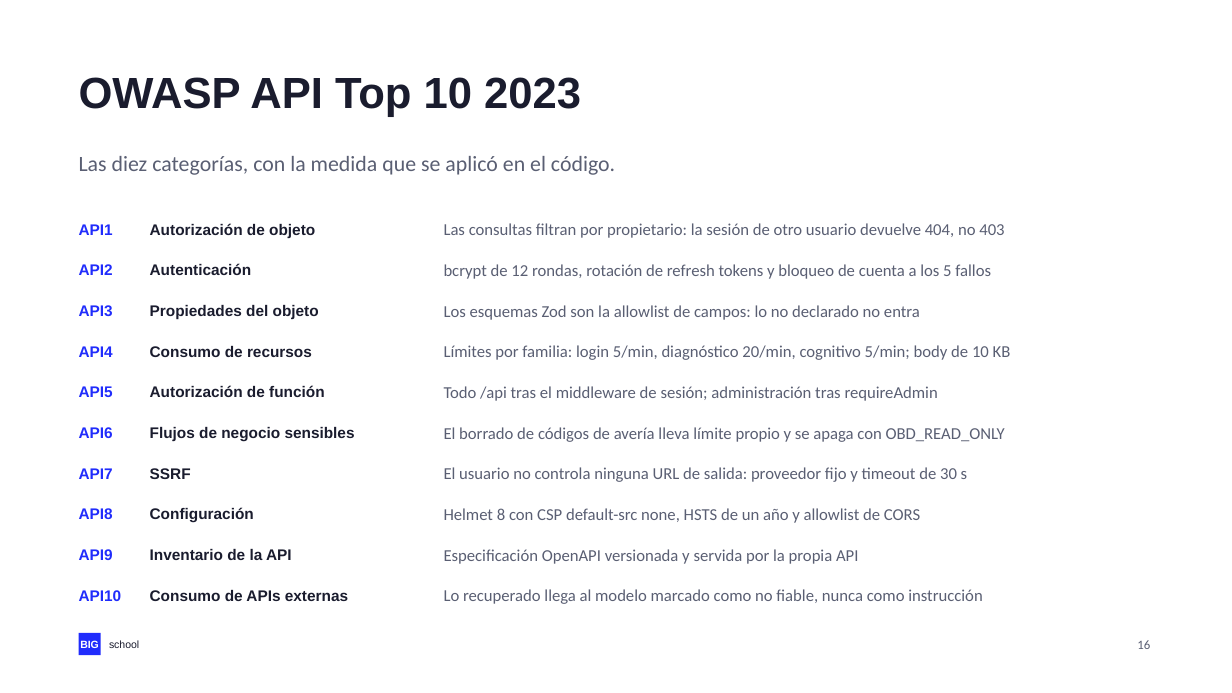
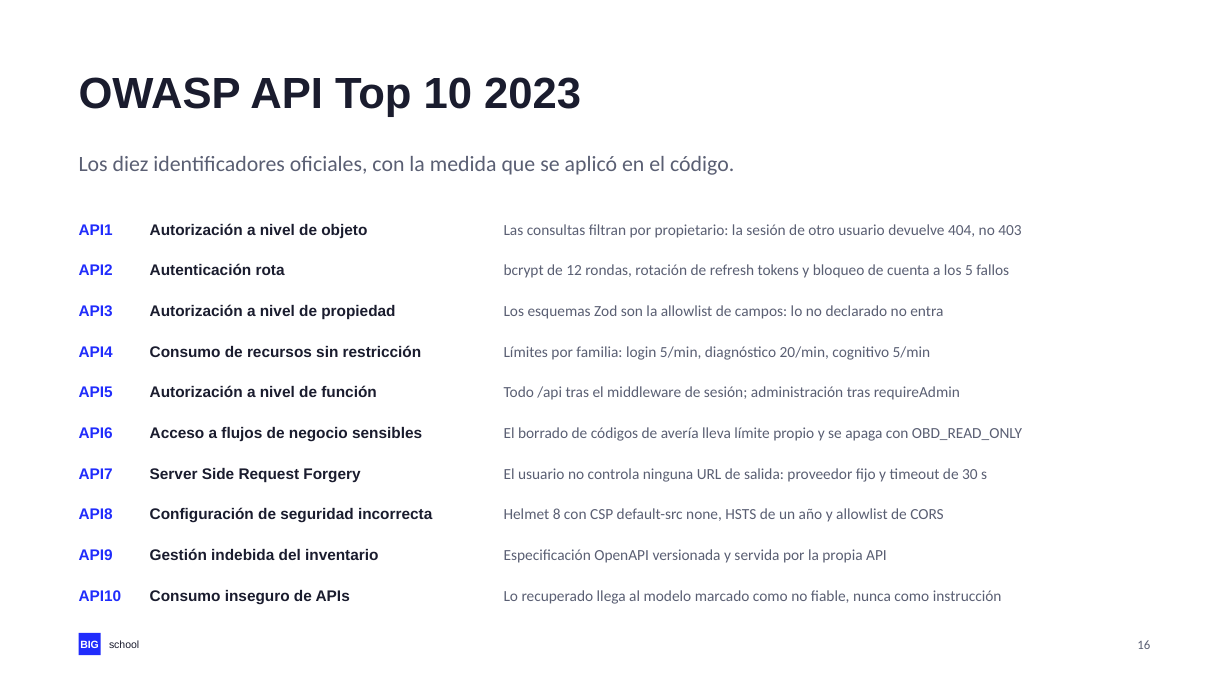
Before and after one commit to NovilloQuinta/intelligent-automotive-diagnostics, a slide deck: slide 16 of docs/presentacion/tfm-intelligent-automotive-diagnostics.pptx. Drawn at 1232x693 pixels with LibreOffice and Linux fonts; fonts in the diff are those of the drawing. Boxes give left, top, right and bottom in pixels: in the first picture for what was removed or moved away, otherwise in the second. Text is boxed around its words. In the diff, an @@ line names an element or a change of style, - is before the commit and + after.

Commit message:
docs(tfm): usar los nombres oficiales de las categorias OWASP

```diff
--- a/docs/presentacion/tfm-intelligent-automotive-diagnostics.pptx
+++ b/docs/presentacion/tfm-intelligent-automotive-diagnostics.pptx
@@ text at [79,156,734,175]: text changed @@
-Las diez categorías, con la medida que se aplicó en el código.
+Los diez identificadores oficiales, con la medida que se aplicó en el código.
@@ text at [150,223,367,238]: text changed @@
-Autorización de objeto
+Autorización a nivel de objeto
@@ text "Las consultas filtran por propietario: ...": place and size @@
-text "Las consultas filtran por propietario: ..." at [444,223,1004,238]
+text "Las consultas filtran por propietario: ..." at [504,224,1021,238]
@@ text at [150,263,285,275]: text changed @@
-Autenticación
+Autenticación rota
@@ text "bcrypt de 12 rondas, rotación ...": place and size @@
-text "bcrypt de 12 rondas, rotación ..." at [444,264,991,279]
+text "bcrypt de 12 rondas, rotación ..." at [504,264,1009,278]
@@ text "Los esquemas Zod son la ...": place and size @@
-text "Los esquemas Zod son la ..." at [444,305,920,320]
+text "Los esquemas Zod son la ..." at [504,305,943,319]
@@ text at [150,304,395,320]: text changed @@
-Propiedades del objeto
+Autorización a nivel de propiedad
@@ text at [150,345,422,357]: text changed @@
-Consumo de recursos
+Consumo de recursos sin restricción
@@ text at [504,346,931,360]: text changed; size 13 to 12 pt @@
-Límites por familia: login 5/min, diagnóstico 20/min, cognitivo 5/min; body de 10 KB
+Límites por familia: login 5/min, diagnóstico 20/min, cognitivo 5/min
@@ text at [150,385,376,397]: text changed @@
-Autorización de función
+Autorización a nivel de función
@@ text "Todo /api tras el middleware ...": place and size @@
-text "Todo /api tras el middleware ..." at [444,386,938,401]
+text "Todo /api tras el middleware ..." at [504,386,960,400]
@@ text "El borrado de códigos de ...": place and size @@
-text "El borrado de códigos de ..." at [444,427,1005,442]
+text "El borrado de códigos de ..." at [504,427,1022,441]
@@ text at [150,427,422,442]: text changed @@
-Flujos de negocio sensibles
+Acceso a flujos de negocio sensibles
@@ text at [150,468,360,482]: text changed @@
-SSRF
+Server Side Request Forgery
@@ text "El usuario no controla ninguna ...": place and size @@
-text "El usuario no controla ninguna ..." at [444,467,968,482]
+text "El usuario no controla ninguna ..." at [504,468,987,482]
@@ text at [150,507,432,523]: text changed @@
-Configuración
+Configuración de seguridad incorrecta
@@ text "Helmet 8 con CSP default-src ...": place and size @@
-text "Helmet 8 con CSP default-src ..." at [444,508,920,523]
+text "Helmet 8 con CSP default-src ..." at [504,508,943,522]
@@ text "Especificación OpenAPI versionada y servida ...": place and size @@
-text "Especificación OpenAPI versionada y servida ..." at [444,549,858,564]
+text "Especificación OpenAPI versionada y servida ..." at [504,549,887,563]
@@ text at [150,548,378,560]: text changed @@
-Inventario de la API
+Gestión indebida del inventario
@@ text at [150,590,350,604]: text changed @@
-Consumo de APIs externas
+Consumo inseguro de APIs
@@ size 13 to 12 pt in 9 elements at [504,224,1021,238], [504,264,1009,278], [504,305,943,319], [504,386,960,400], [504,427,1022,441], [504,468,987,482], [504,508,943,522], [504,549,887,563], [504,590,1002,604] @@
@@ text "Lo recuperado llega al modelo ...": place and size @@
-text "Lo recuperado llega al modelo ..." at [444,589,982,604]
+text "Lo recuperado llega al modelo ..." at [504,590,1002,604]
```
Also in this commit, not shown: 2 other files.
